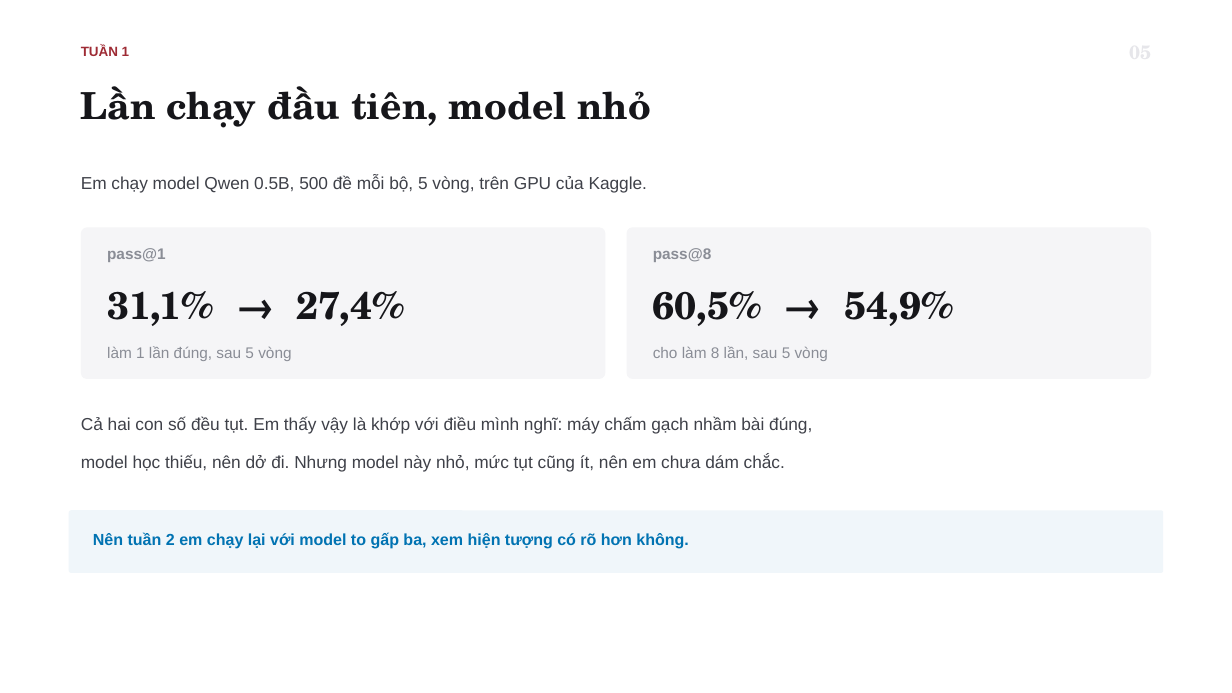
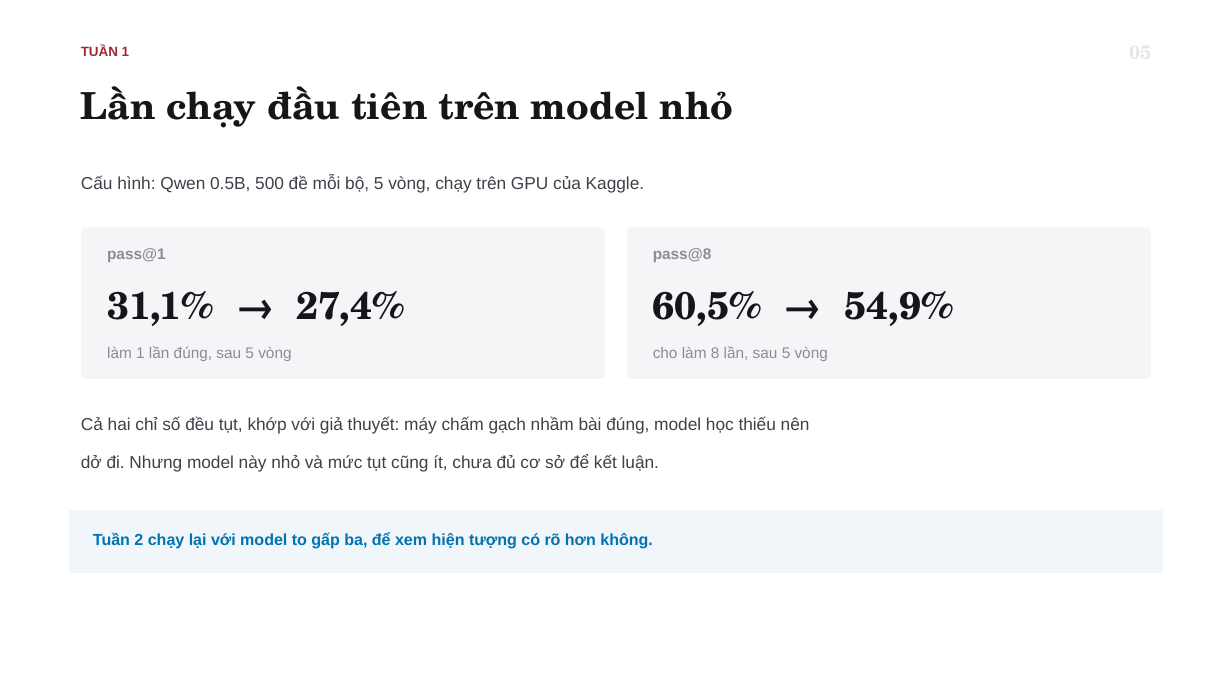
Before and after one commit to tsan2711/DACNTT_2026, a slide deck: slide 6 of BaoCaoTienDo_Tuan1-3_52300057_52300006.pptx. Drawn at 1232x693 pixels with LibreOffice and Linux fonts; fonts in the diff are those of the drawing. Boxes give left, top, right and bottom in pixels: in the first picture for what was removed or moved away, otherwise in the second. Text is boxed around its words. In the diff, an @@ line names an element or a change of style, - is before the commit and + after.

```diff
--- a/BaoCaoTienDo_Tuan1-3_52300057_52300006.pptx
+++ b/BaoCaoTienDo_Tuan1-3_52300057_52300006.pptx
@@ text at (81,86,734,128): text changed @@
-Lần chạy đầu tiên, model nhỏ
+Lần chạy đầu tiên trên model nhỏ
@@ text at (81,174,644,192): text changed @@
-Em chạy model Qwen 0.5B, 500 đề mỗi bộ, 5 vòng, trên GPU của Kaggle.
+Cấu hình: Qwen 0.5B, 500 đề mỗi bộ, 5 vòng, chạy trên GPU của Kaggle.
@@ text at (81,416,810,472): text changed @@
-Cả hai con số đều tụt. Em thấy vậy là khớp với điều mình nghĩ: máy chấm gạch nhầm bài đúng,
-model học thiếu, nên dở đi. Nhưng model này nhỏ, mức tụt cũng ít, nên em chưa dám chắc.
+Cả hai chỉ số đều tụt, khớp với giả thuyết: máy chấm gạch nhầm bài đúng, model học thiếu nên
+dở đi. Nhưng model này nhỏ và mức tụt cũng ít, chưa đủ cơ sở để kết luận.
@@ text at (93,532,652,549): text changed @@
-Nên tuần 2 em chạy lại với model to gấp ba, xem hiện tượng có rõ hơn không.
+Tuần 2 chạy lại với model to gấp ba, để xem hiện tượng có rõ hơn không.
```
Also in this commit, not shown: 15 other slides changed, 1 slide added, 2 other files.
